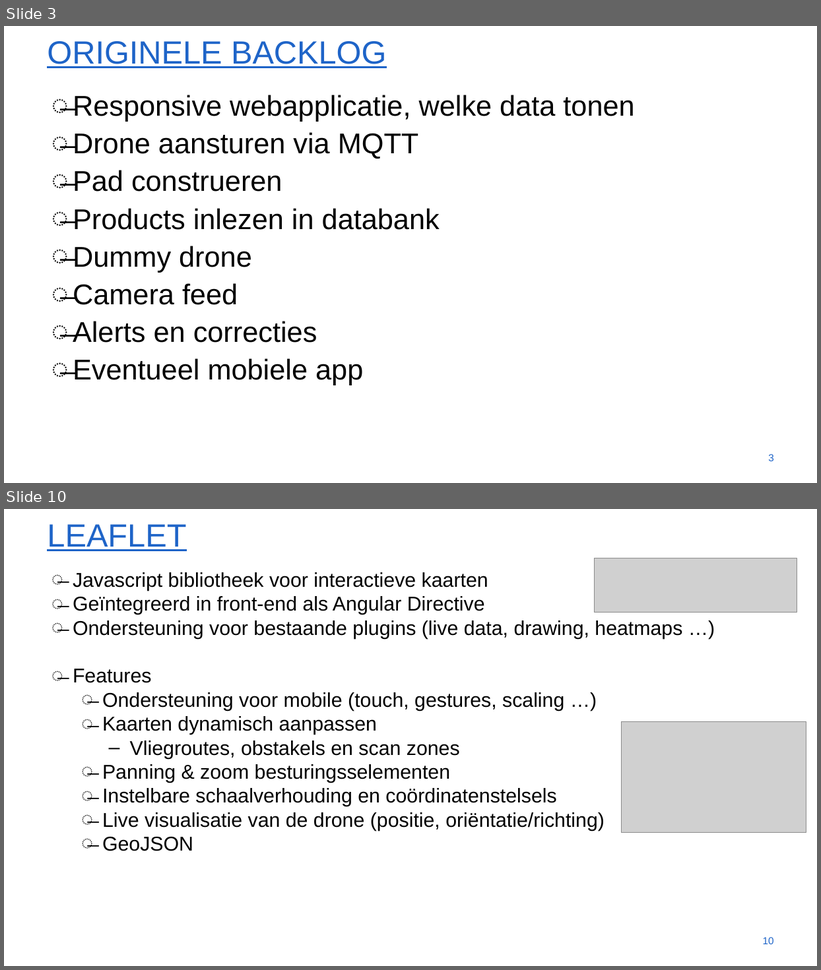
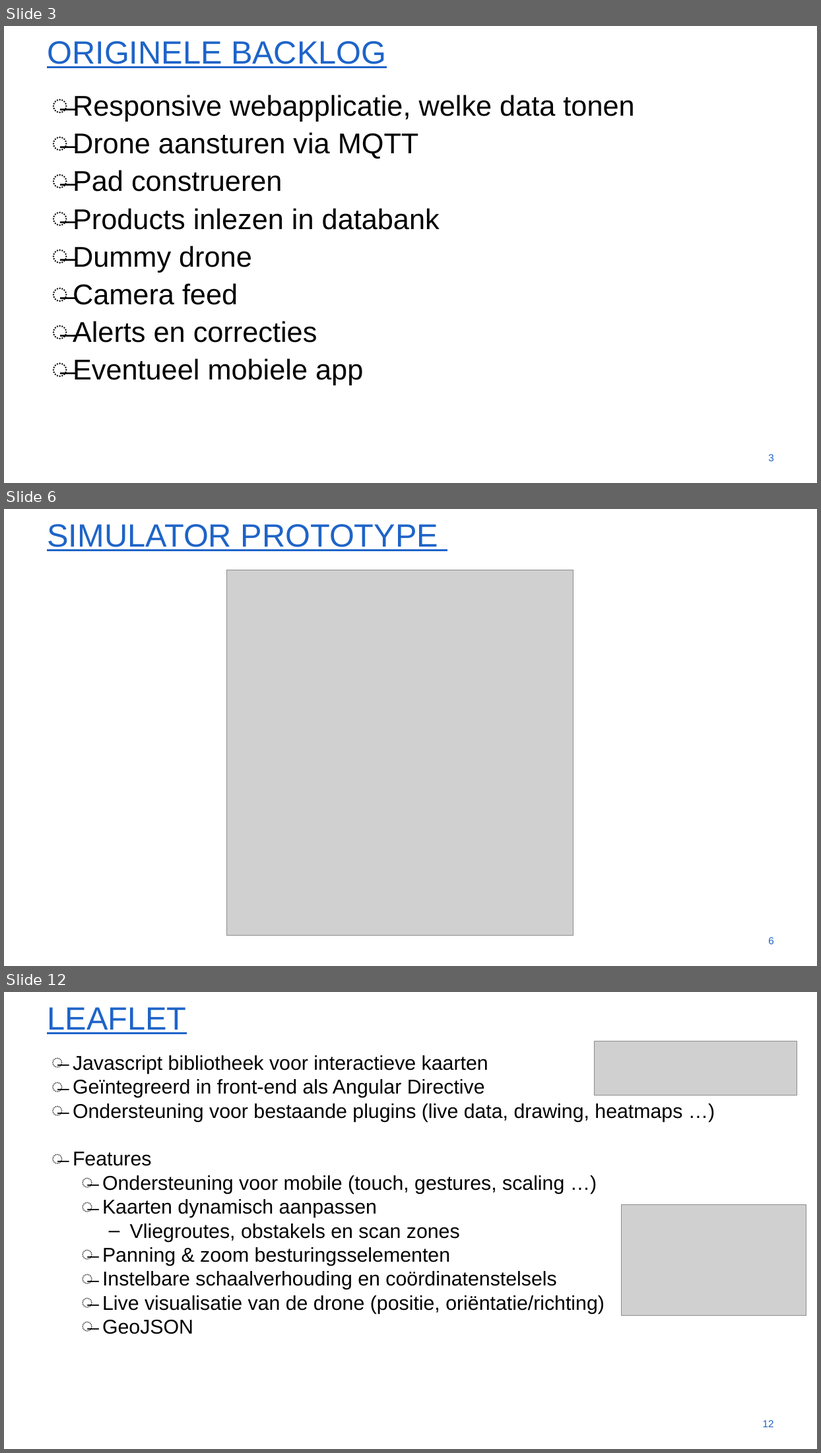
Before and after one commit to WouterStemgee/inventory-management-system-autonomous-drones, a slide deck: presentaties/EindPresentatie.pptx. Shown one above the other, each under a label of ours: slides 3 and 10 before the commit, slides 3, 6 and 12 after it; the slides between them are not shown. The pictures are 821x970 and 821x1453 pixels, drawn with LibreOffice and Linux fonts; fonts in the diff are those of the drawing; grey boxes stand for pictures; background and template pictures are left out. Boxes give left, top, right and bottom in pixels: in the first picture for what was removed or moved away, otherwise in the second. Text is boxed around its words. In the diff, an @@ line names an element or a change of style, - is before the commit and + after.

```diff
--- a/presentaties/EindPresentatie.pptx
+++ b/presentaties/EindPresentatie.pptx
@@ slide 6 added at <box>4,509,817,966</box>, background #FFFFFF @@
@@ title added at <box>47,524,438,551</box>, 54 pt, text #1E64C8, underline @@
+SIMULATOR PROTOTYPE
@@ picture added at <box>226,570,574,936</box> @@
@@ page number added at <box>768,937,774,945</box>, 17.1 pt, text #1E64C8 @@
+6
@@ what was slide 10 is now slide 12 @@
@@ page number at <box>763,1420,774,1428</box>: text changed @@
-10
+12
```
Also in this commit, not shown: 6 slides changed, 11 other slides added, 6 slides removed.
